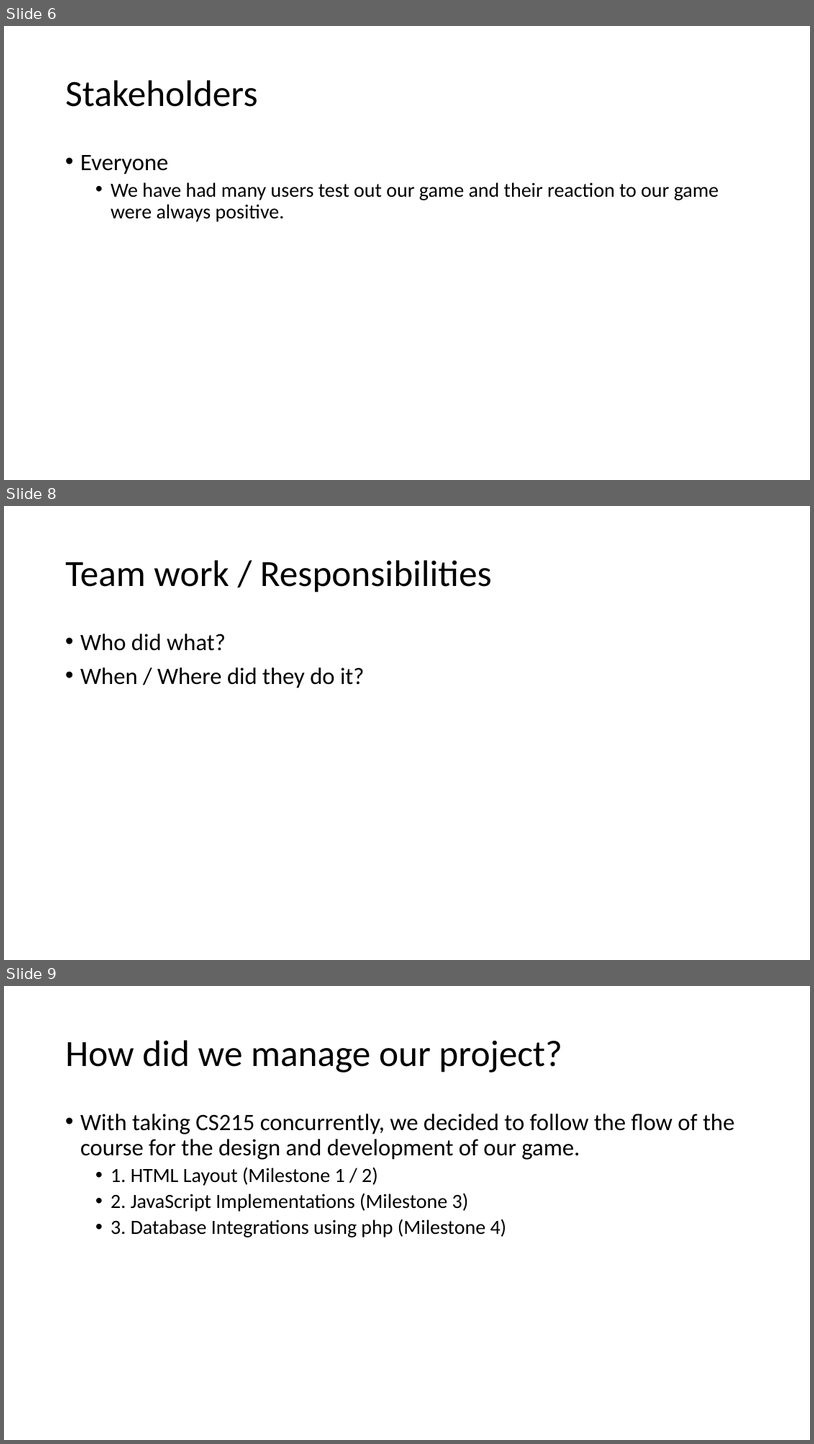
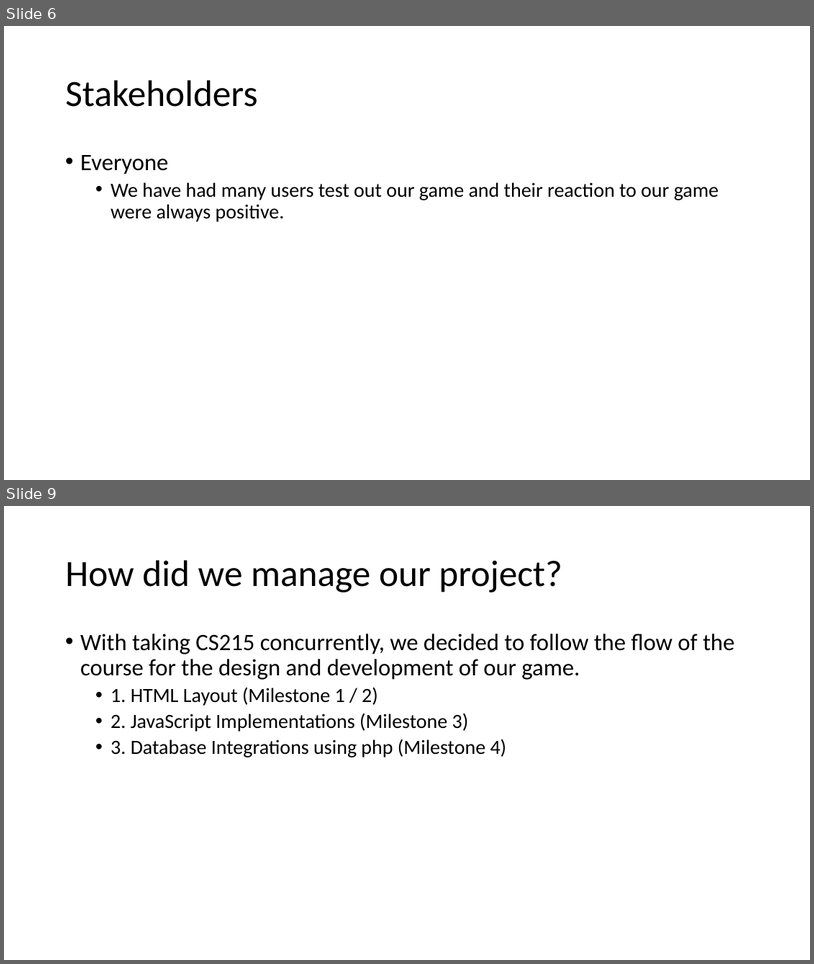
Before and after one commit to Jacobchapman99/ENSE-374-Group07-Project, a slide deck: Milestone4/Milestone 4.ppt. Shown one above the other, each under a label of ours: slides 6, 8 and 9 before the commit, slides 6 and 9 after it; the slides between them are not shown. The pictures are 814x1444 and 814x964 pixels, drawn with LibreOffice and Linux fonts; fonts in the diff are those of the drawing. Boxes give left, top, right and bottom in pixels: in the first picture for what was removed or moved away, otherwise in the second. Text is boxed around its words. In the diff, an @@ line names an element or a change of style, - is before the commit and + after.

```diff
--- a/Milestone4/Milestone 4.ppt
+++ b/Milestone4/Milestone 4.ppt
@@ slide 8 removed at [4,506,810,960], background #FFFFFF @@
@@ title removed at [65,560,492,592] @@
-Team work / Responsibilities
@@ text removed at [80,633,365,688] @@
-• Who did what?
-• When / Where did they do it?
```
Also in this commit, not shown: 3 slides changed, 2 slides added, 7 other slides removed.
